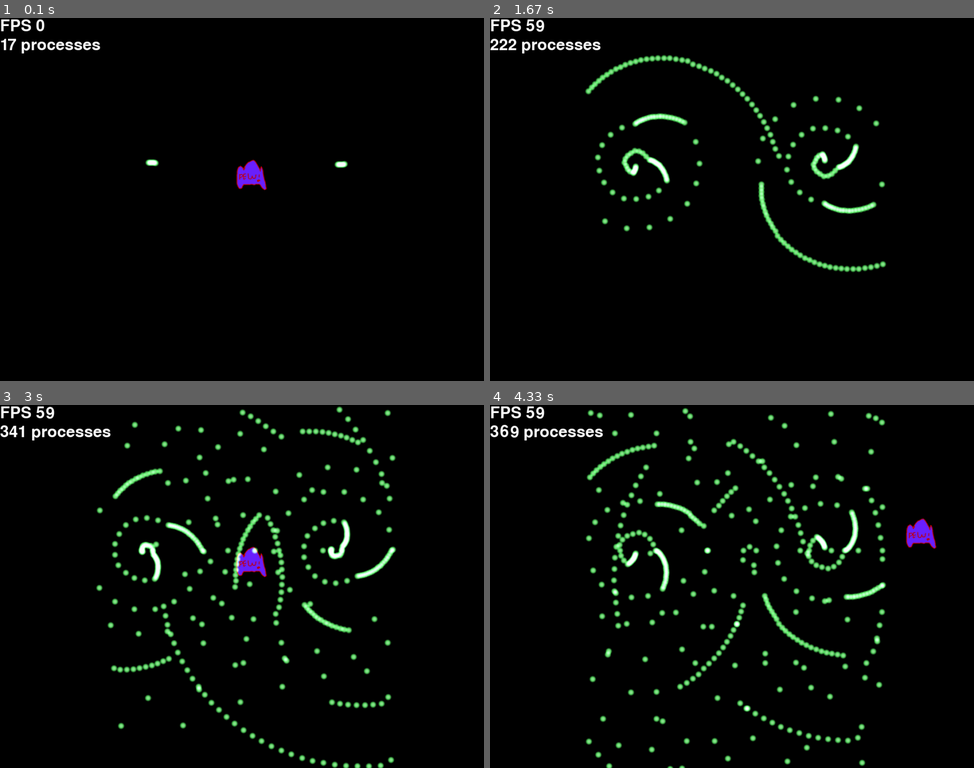
Above: before the commit, frames 1-4 (two rows, left to right).
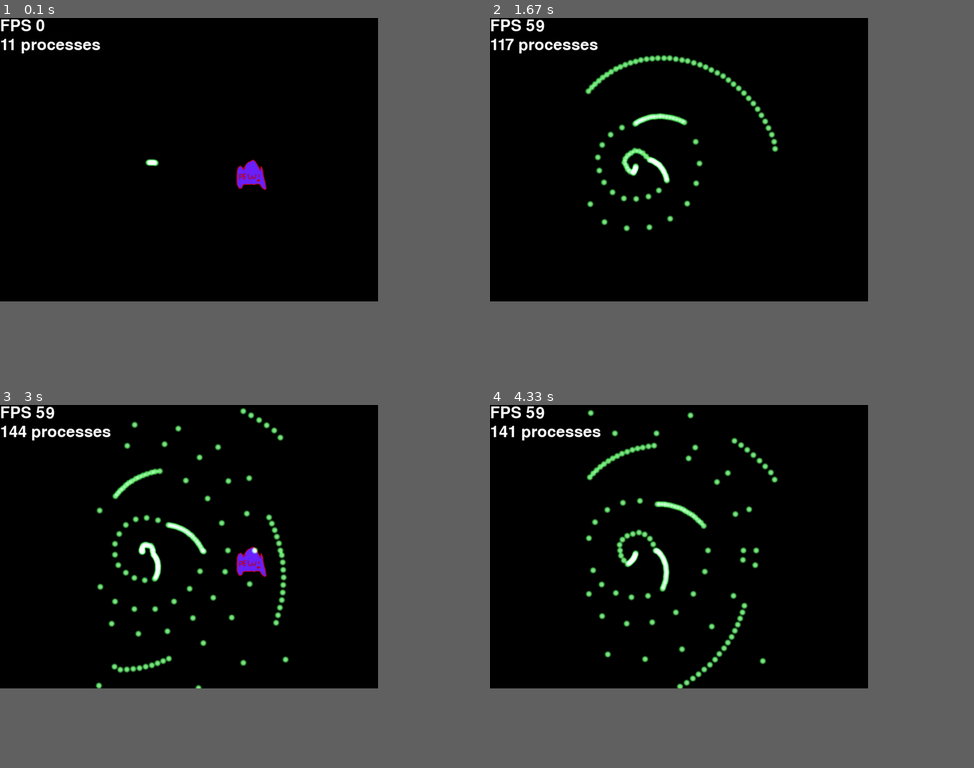
Above: after the commit, the same moments.

Repository: Fiona/Myrmidon
Game: pygame game, started from concept.py
Two runs of this game, one before a commit and one after it. Both use one fixed random seed, a clock stepped at 60 frames per second and the inputs below. The source is Python 2; it was converted automatically to run under Python 3.
Inputs (mouse positions are in pixels of both pictures, inside the frame that each line leads up to):
- Up to frame 1 (0.1 s): no input
- Up to frame 2 (1.67 s): hold Right 0.33-0.8 s; move the mouse to (664, 174) at 0.37 s; hold Up 0.83-1.13 s; move the mouse to (799, 152) at 0.87 s; tap Space at 0.9, 1.23, 1.53 s; hold Right 1.17-1.63 s; move the mouse to (586, 163) at 1.2 s
- Up to frame 3 (3 s): hold Left 1.67-2.2 s; move the mouse to (72, 503) at 1.7 s; tap Space at 1.73, 2.03, 2.3, 2.63, 2.93 s; hold Down 2.23-2.53 s; move the mouse to (242, 448) at 2.27 s; hold Left 2.57-2.97 s; move the mouse to (232, 571) at 2.6 s
- Up to frame 4 (4.33 s): hold Up 3-3.37 s; move the mouse to (688, 452) at 3.03 s; tap Space at 3.07, 3.47, 3.77, 4.13 s; hold Right 3.4-4.03 s; move the mouse to (543, 539) at 3.43 s; hold Down from 4.07 s (still down); move the mouse to (683, 575) at 4.1 s
In our replay, the window is 900x675 before the commit and 703x527 after it. These sizes can differ from the game's own. Grey fills any space a smaller window leaves; there, only what the larger window draws over its background counts as a difference.

The runs differ from the first frame. In frame 1, 0.1% of the frame differs, in the area x 1-72%, y 5-48%; in frame 2, 2.5%; in frame 3, 4.1%; in frame 4, 5.4%, in the area x 0-93%, y 0-100%.

Commit message:
Added checks for creating the correct window mode when necessary.

Diff:
--- a/backend_window_pygame.py
+++ b/backend_window_pygame.py
@@ -36,32 +36,77 @@
 from myrmidon import MyrmidonGame
 
 class MyrmidonWindowPygame(object):
+	opengl = False
+	screen = None
+	flags = 0
+
 	def __init__(self):
+		if MyrmidonGame.engine_def['gfx'] == "opengl":
+			self.opengl = True
+
 		os.environ['SDL_VIDEO_CENTERED'] = '1'
 
 		pygame.mixer.pre_init(44100,-16,2, 1024 * 3)
 
 		pygame.init()
 
-		pygame.display.gl_set_attribute(pygame.locals.GL_MULTISAMPLEBUFFERS,1)
+		if self.opengl:
+			pygame.display.gl_set_attribute(pygame.locals.GL_MULTISAMPLEBUFFERS, 1)
+			pygame.display.gl_set_attribute(pygame.locals.GL_MULTISAMPLESAMPLES, 4)
+			self.flags = pygame.OPENGL | pygame.DOUBLEBUF | pygame.HWSURFACE
 
 		if MyrmidonGame.full_screen:
-			pygame.display.set_mode(MyrmidonGame.screen_resolution, pygame.OPENGL | pygame.DOUBLEBUF | pygame.FULLSCREEN | pygame.HWSURFACE)
-		else:
-			pygame.display.set_mode(MyrmidonGame.screen_resolution, pygame.OPENGL | pygame.DOUBLEBUF)
+			self.flags |= pygame.FULLSCREEN
+
+		# Check we can set the resolution at this mode
+		try:
+			self.screen = pygame.display.set_mode(MyrmidonGame.screen_resolution, flags)
+		except Exception, e:
+			# Video mode can't be set, fall back
+			if "video mode" in str(e):
+				self.resolution_fallback()
+			elif self.opengl:
+				# Try to fix "Couldn't find matching GLX visual" error with unsupported samplebuffers
+				self.disable_multisamples()
+
+
+	def resolution_fallback(self):
+		""" Reset resolution down to the lowest supported and windowed. """
+		if MyrmidonGame.full_screen:
+			self.flags ^= pygame.FULLSCREEN
+			MyrmidonGame.full_screen = False
+		try:
+			MyrmidonGame.screen_resolution = MyrmidonGame.lowest_resolution
+			self.screen = pygame.display.set_mode(MyrmidonGame.lowest_resolution, self.flags)
+		except Exception, e:
+			if self.opengl:
+				self.disable_multisamples()
+			else:
+				raise MyrmidonError("Couldn't find a supported video mode.")
+
+
+	def disable_multisamples(self):
+		""" If this system doesn't support samplebuffers and also as a last ditch to get
+		    a working video mode we'll try disabling them. """
+		pygame.display.gl_set_attribute(pygame.locals.GL_MULTISAMPLEBUFFERS, 0)
+		pygame.display.gl_set_attribute(pygame.locals.GL_MULTISAMPLESAMPLES, 0)
+
+		try:
+			MyrmidonGame.screen_resolution = MyrmidonGame.lowest_resolution
+			self.screen = pygame.display.set_mode(MyrmidonGame.lowest_resolution, self.flags)
+		except Exception, e:
+			if "video mode" in str(e):
+				self.resolution_fallback()
+			else:
+				raise MyrmidonError("Couldn't find a supported video mode.")
+
 
 	def Clock(self):
 		return pygame.time.Clock()
 
+
 	def change_resolution(self, resolution):
 		pygame.display.quit()
-		"""
-		pygame.display.init()
-		if MyrmidonGame.full_screen:
-			pygame.display.set_mode(resolution, pygame.OPENGL | pygame.DOUBLEBUF | pygame.FULLSCREEN | pygame.HWSURFACE)
-		else:
-			pygame.display.set_mode(resolution, pygame.OPENGL | pygame.DOUBLEBUF)
-		"""
 		self.__init__()
 
 
--- a/myrmidon.py
+++ b/myrmidon.py
@@ -65,6 +65,7 @@
 
 	# Display related
 	screen_resolution = 1024,768
+	lowest_resolution = 800,600
 	full_screen = False
 
 	# Process related
